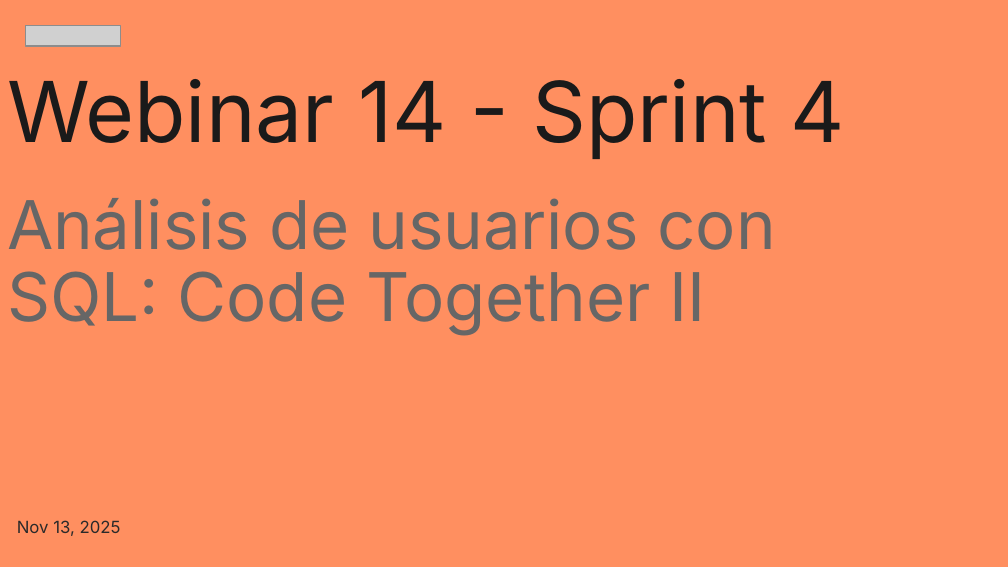
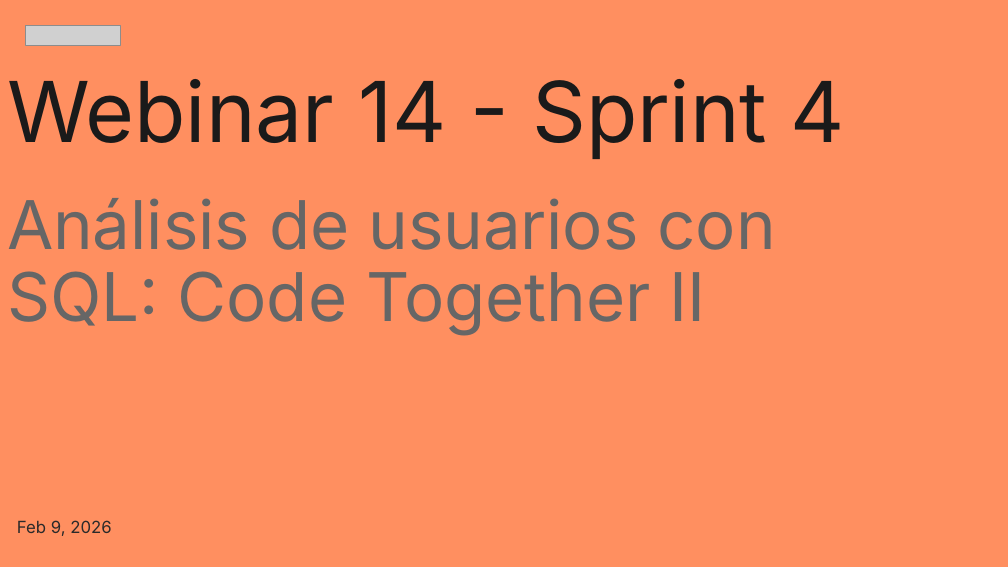
Before and after one commit to zyntonyson/bootcamp_ds_da, a slide deck: slide 1 of 04-da-v8-user-journey/14-user-journey.pptx. Drawn at 1008x567 pixels with LibreOffice and Linux fonts; fonts in the diff are those of the drawing; grey boxes stand for pictures. Boxes give left, top, right and bottom in pixels: in the first picture for what was removed or moved away, otherwise in the second. Text is boxed around its words. In the diff, an @@ line names an element or a change of style, - is before the commit and + after.

```diff
--- a/04-da-v8-user-journey/14-user-journey.pptx
+++ b/04-da-v8-user-journey/14-user-journey.pptx
@@ subtitle at (17, 520, 111, 536): text changed @@
-Nov 13, 2025
+Feb 9, 2026
```
Also in this commit, not shown: 2 other slides changed, 3 other files.
